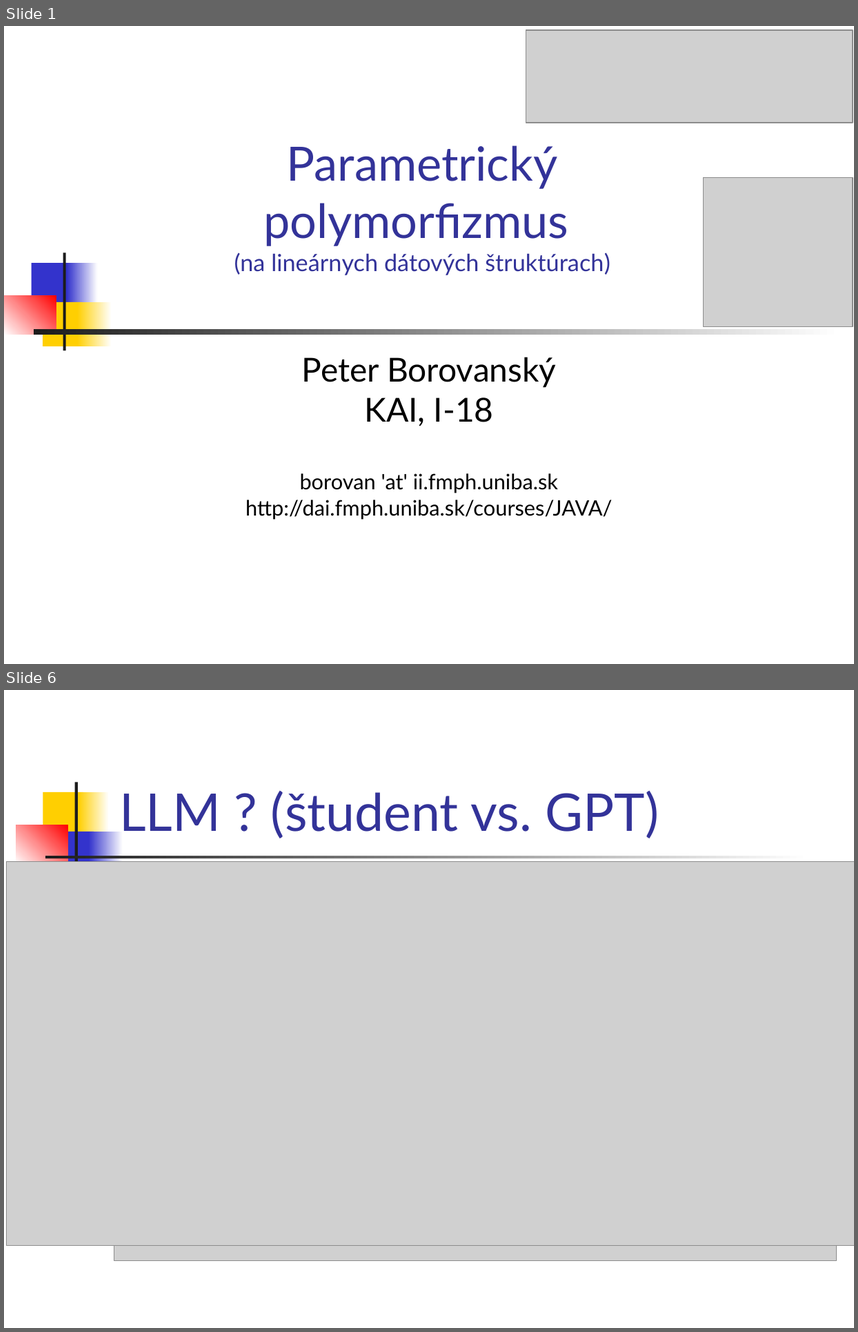
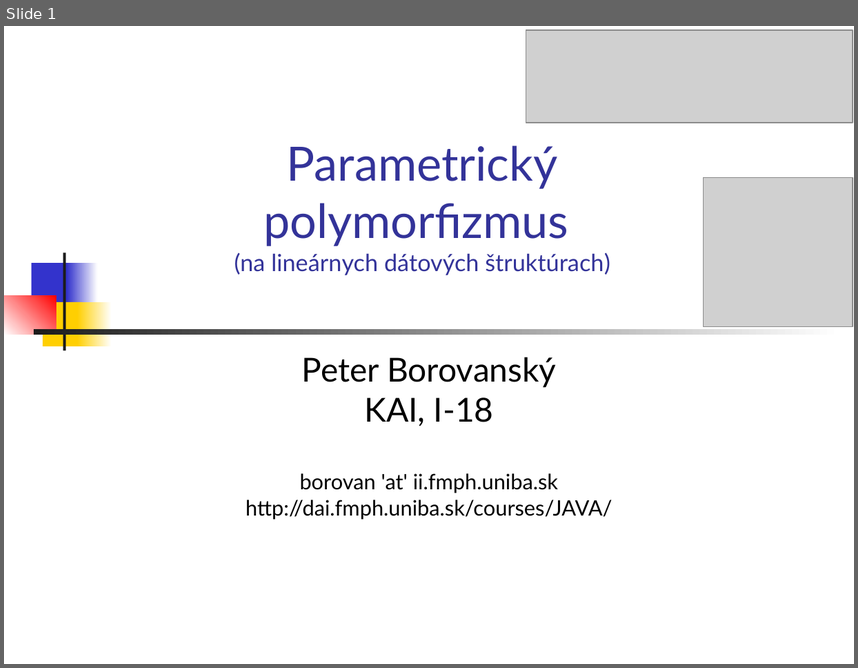
Before and after one commit to Programovanie4/Prednasky, a slide deck: 05/05_java.ppt. Shown one above the other, each under a label of ours: slides 1 and 6 before the commit, slide 1 after it; the slides between them are not shown. The pictures are 858x1332 and 858x668 pixels, drawn with LibreOffice and Linux fonts; fonts in the diff are those of the drawing; grey boxes stand for pictures. Boxes give left, top, right and bottom in pixels: in the first picture for what was removed or moved away, otherwise in the second. Text is boxed around its words. In the diff, an @@ line names an element or a change of style, - is before the commit and + after.

```diff
--- a/05/05_java.ppt
+++ b/05/05_java.ppt
@@ slide 6 removed at [4,690,854,1328], background #FFFFFF @@
@@ rectangle removed at [43,792,84,836] @@
@@ rectangle removed at [74,782,77,880] @@
@@ rectangle removed at [79,792,110,836] @@
@@ title removed at [119,791,659,838] @@
-LLM ? (študent vs. GPT)
@@ rectangle removed at [16,825,67,863] @@
@@ rectangle removed at [54,831,93,876] @@
@@ rectangle removed at [89,831,123,876] @@
@@ picture removed at [7,862,854,1245] @@
@@ rectangle removed at [45,856,810,858] @@
@@ picture removed at [114,878,836,1261] @@
```
Also in this commit, not shown: 5 slides changed, 3 slides added, 4 other slides removed, 2 other files.
